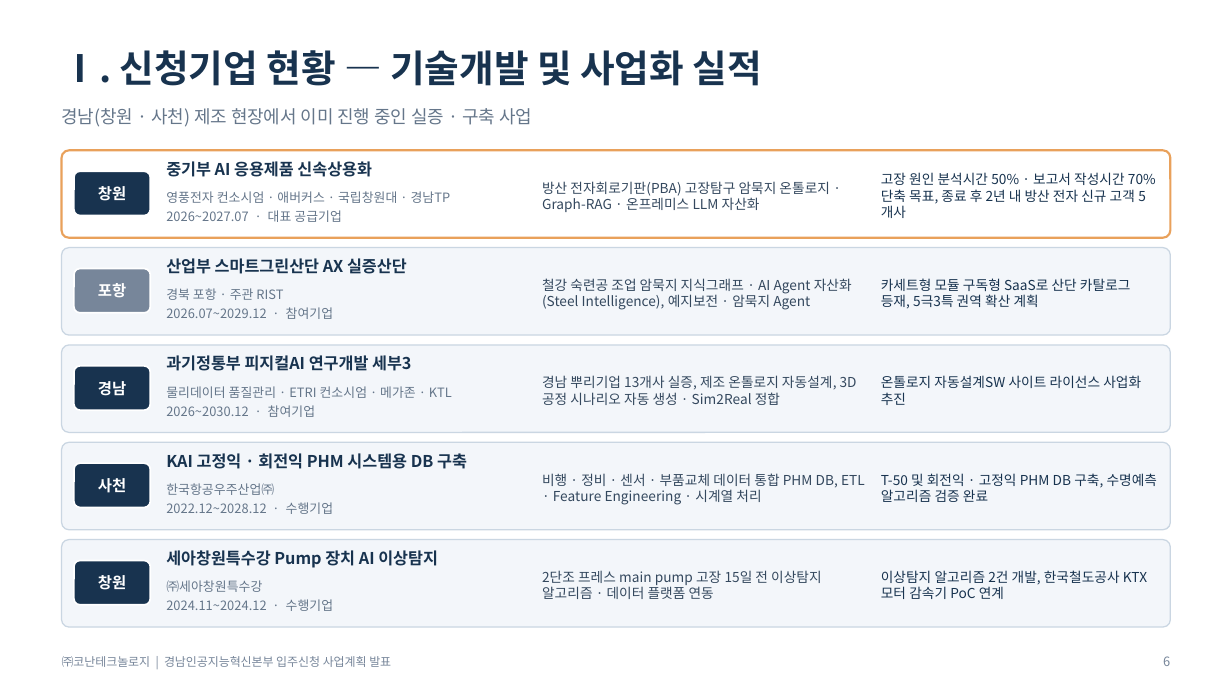
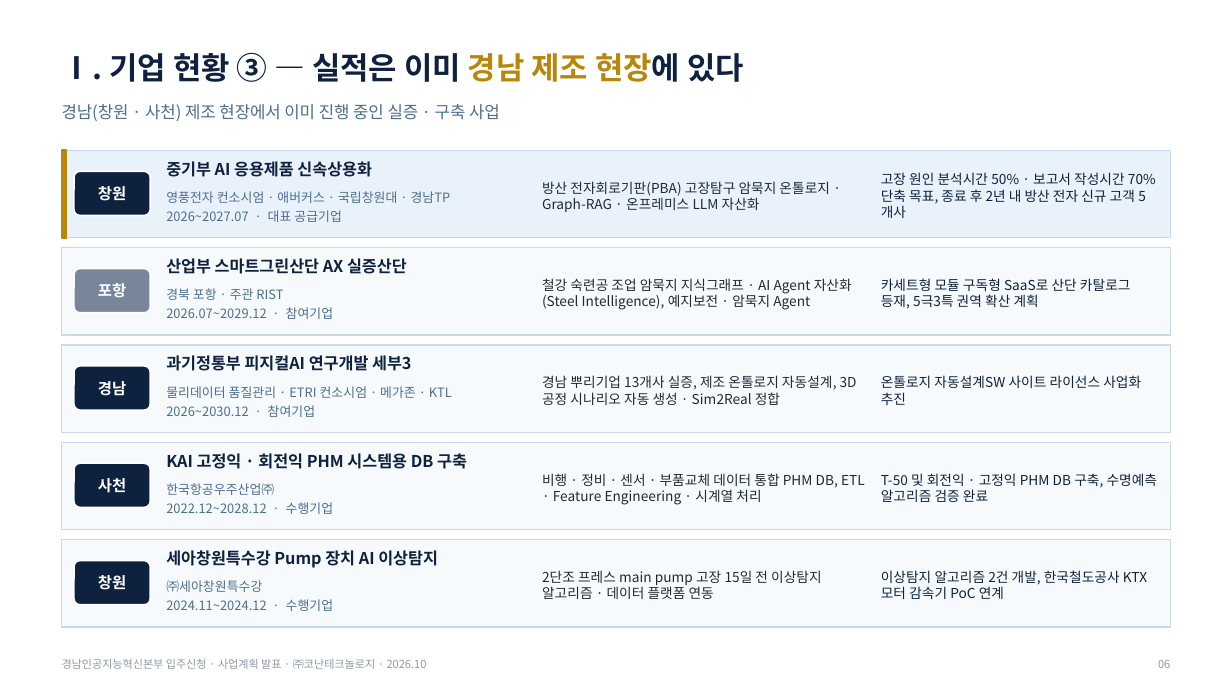
Before and after one commit to Jacob-Yeom/claude, a slide deck: slide 6 of deliverables/gyeongnam_tp_pitch/Konan_GyeongnamAI_Tenancy_Pitch_15min.pptx. Drawn at 1232x693 pixels with LibreOffice and Linux fonts; fonts in the diff are those of the drawing. Boxes give left, top, right and bottom in pixels: in the first picture for what was removed or moved away, otherwise in the second. Text is boxed around its words. In the diff, an @@ line names an element or a change of style, - is before the commit and + after.

```diff
--- a/deliverables/gyeongnam_tp_pitch/Konan_GyeongnamAI_Tenancy_Pitch_15min.pptx
+++ b/deliverables/gyeongnam_tp_pitch/Konan_GyeongnamAI_Tenancy_Pitch_15min.pptx
@@ text at bbox=[62, 52, 744, 82]: text changed; size 22 to 18 pt; text colour #18334F to #0E2240 @@
-Ⅰ. 신청기업 현황 — 기술개발 및 사업화 실적
+Ⅰ. 기업 현황 ③ — 실적은 이미 경남 제조 현장에 있다
@@ text "경남(창원 · 사천) 제조 현장에서 ..." at bbox=[62, 104, 500, 121]: size 10.5 to 9.8 pt, text colour #65768A to #4D6E8E @@
@@ rounded rectangle removed at bbox=[62, 150, 1170, 238] @@
@@ rectangle added at bbox=[62, 150, 1170, 238], fill #E9F2FB, outline #C9D9E8 0.75 pt @@
@@ rectangle added at bbox=[62, 150, 67, 238], fill #B8860B, outline #B8860B 1 pt @@
@@ rounded rectangle removed at bbox=[62, 248, 1170, 335] @@
@@ rectangle added at bbox=[62, 248, 1170, 335], fill #F7FAFD, outline #C9D9E8 0.75 pt @@
@@ rounded rectangle removed at bbox=[62, 345, 1170, 432] @@
@@ rectangle added at bbox=[62, 345, 1170, 432], fill #F7FAFD, outline #C9D9E8 0.75 pt @@
@@ rounded rectangle removed at bbox=[62, 442, 1170, 530] @@
@@ rectangle added at bbox=[62, 442, 1170, 530], fill #F7FAFD, outline #C9D9E8 0.75 pt @@
@@ rounded rectangle removed at bbox=[62, 540, 1170, 627] @@
@@ rectangle added at bbox=[62, 540, 1170, 627], fill #F7FAFD, outline #C9D9E8 0.75 pt @@
@@ fill #18334F to #0E2240 in 4 elements at bbox=[74, 171, 150, 216], bbox=[74, 366, 150, 410], bbox=[74, 463, 150, 508], bbox=[74, 561, 150, 605] @@
@@ text colour #34485E to #1F2A37 in 5 elements at bbox=[542, 181, 830, 212], bbox=[542, 278, 852, 310], bbox=[542, 375, 857, 405], bbox=[542, 473, 865, 505], bbox=[542, 570, 822, 599] @@
@@ text colour #18334F to #0E2240 in 10 elements at bbox=[166, 161, 372, 177], bbox=[881, 172, 1156, 206], bbox=[166, 258, 407, 274], bbox=[881, 278, 1131, 309], bbox=[166, 355, 411, 371], bbox=[881, 375, 1141, 405], bbox=[166, 453, 467, 469], bbox=[881, 473, 1157, 502], bbox=[166, 550, 438, 568], bbox=[881, 570, 1147, 599] @@
@@ text colour #65768A to #4D6E8E in 5 elements at bbox=[166, 191, 451, 222], bbox=[166, 288, 334, 319], bbox=[166, 386, 452, 417], bbox=[166, 483, 334, 514], bbox=[166, 580, 334, 611] @@
@@ text at bbox=[62, 659, 427, 669]: text changed; size 7 to 6.5 pt; text colour #77869A to #8E99A5 @@
-㈜코난테크놀로지 | 경남인공지능혁신본부 입주신청 사업계획 발표
+경남인공지능혁신본부 입주신청 · 사업계획 발표 · ㈜코난테크놀로지 · 2026.10
@@ text removed at bbox=[1163, 656, 1170, 666] @@
-6
@@ text added at bbox=[1158, 660, 1170, 668], 6.5 pt, text #8E99A5 @@
+06
```
Also in this commit, not shown: 17 other slides changed, 2 slides added, 1 slide removed, 3 other files.
